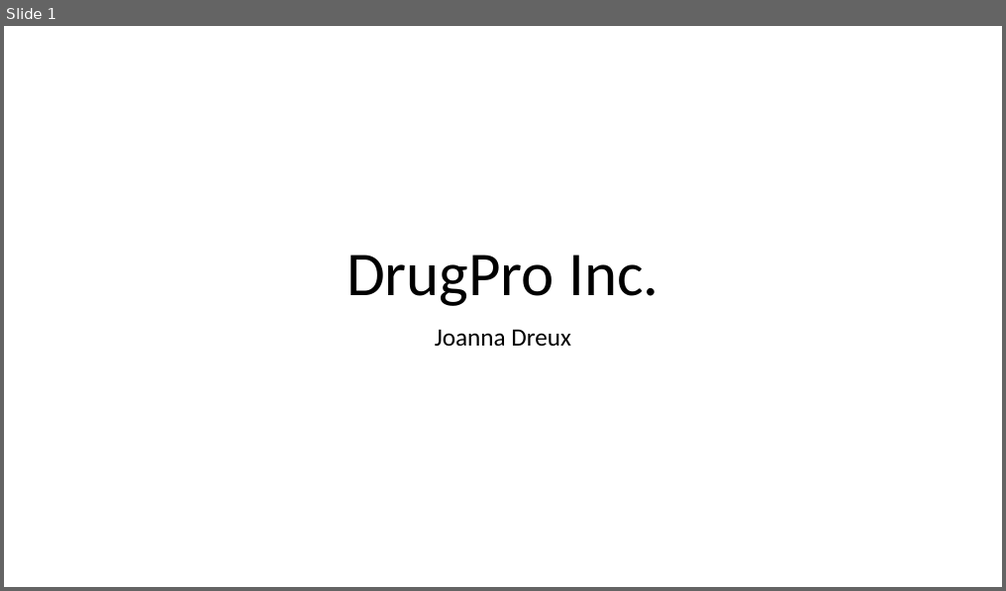
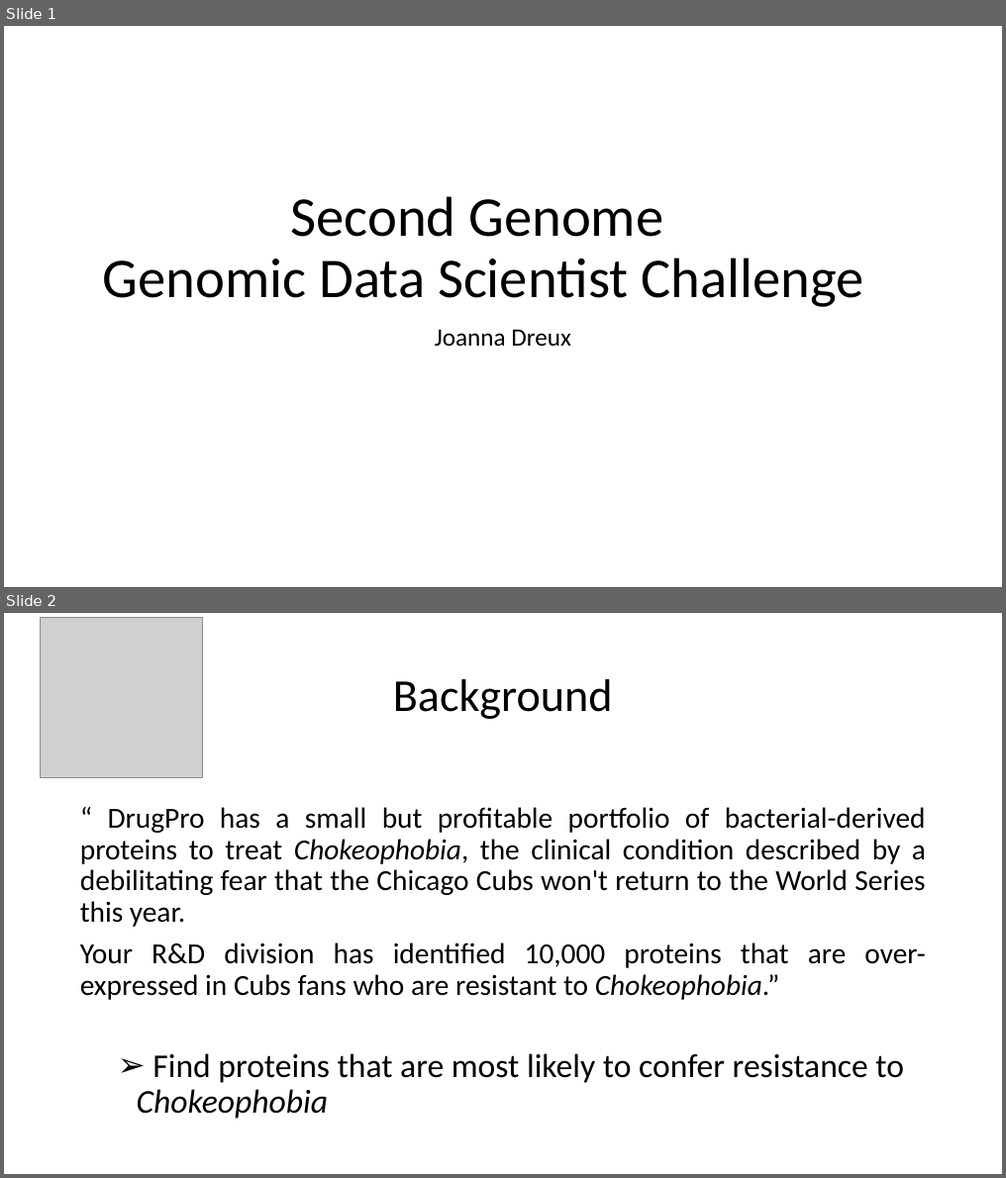
Before and after one commit to JoannaDrx/protein-classification, a slide deck: drugpro-jd.pptx. Shown one above the other, each under a label of ours: slide 1 before the commit, slides 1 and 2 after it. The pictures are 1006x591 and 1006x1178 pixels, drawn with LibreOffice and Linux fonts; fonts in the diff are those of the drawing; grey boxes stand for pictures. Boxes give left, top, right and bottom in pixels: in the first picture for what was removed or moved away, otherwise in the second. Text is boxed around its words. In the diff, an @@ line names an element or a change of style, - is before the commit and + after.

```diff
--- a/drugpro-jd.pptx
+++ b/drugpro-jd.pptx
@@ slide 2 added at (4, 613, 1002, 1174), background #FFFFFF @@
@@ picture added at (40, 617, 202, 777) @@
@@ title added at (393, 679, 613, 719), 44 pt, text #000000 @@
+Background
@@ text added at (80, 807, 926, 1119), 28 pt, text #000000 @@
+“ DrugPro has a small but profitable portfolio of bacterial-derived proteins to treat Chokeophobia, the clinical condition described by a debilitating fear that the Chicago Cubs won't return to the World Series this year.
+Your R&D division has identified 10,000 proteins that are over-expressed in Cubs fans who are resistant to Chokeophobia.”
+  ➢ Find proteins that are most likely to confer resistance to Chokeophobia
@@ slide 1 changed as well @@
@@ title at (103, 196, 863, 307): text changed; size 60 to 54 pt @@
-DrugPro Inc.
+Second Genome
+Genomic Data Scientist Challenge
```
Also in this commit, not shown: 2 other slides changed, 4 other slides added, 1 slide removed, 1 other file.
